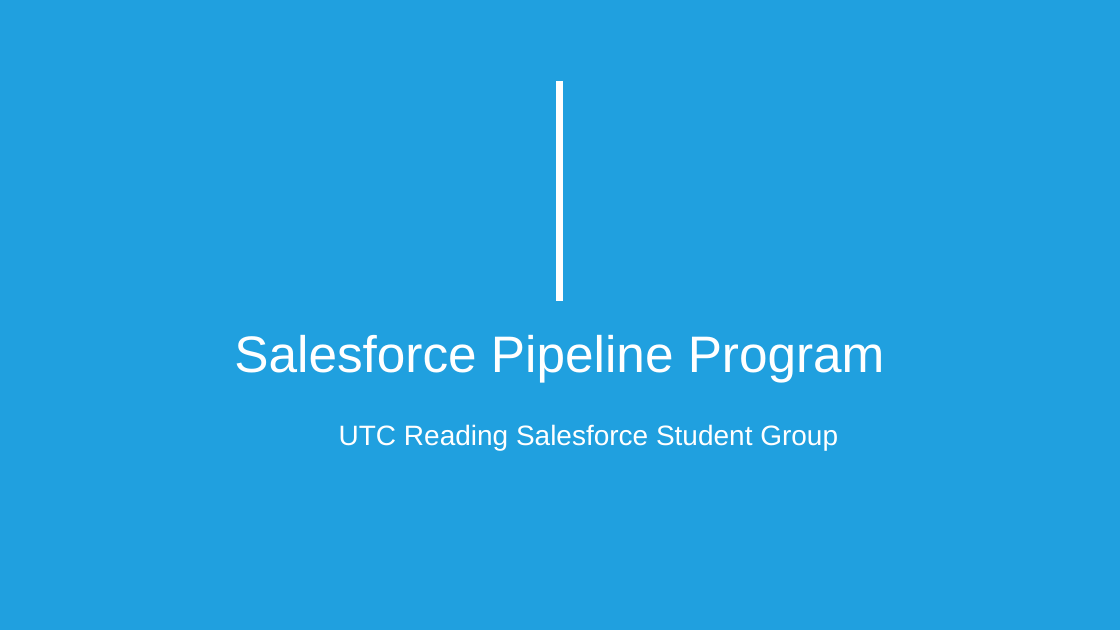
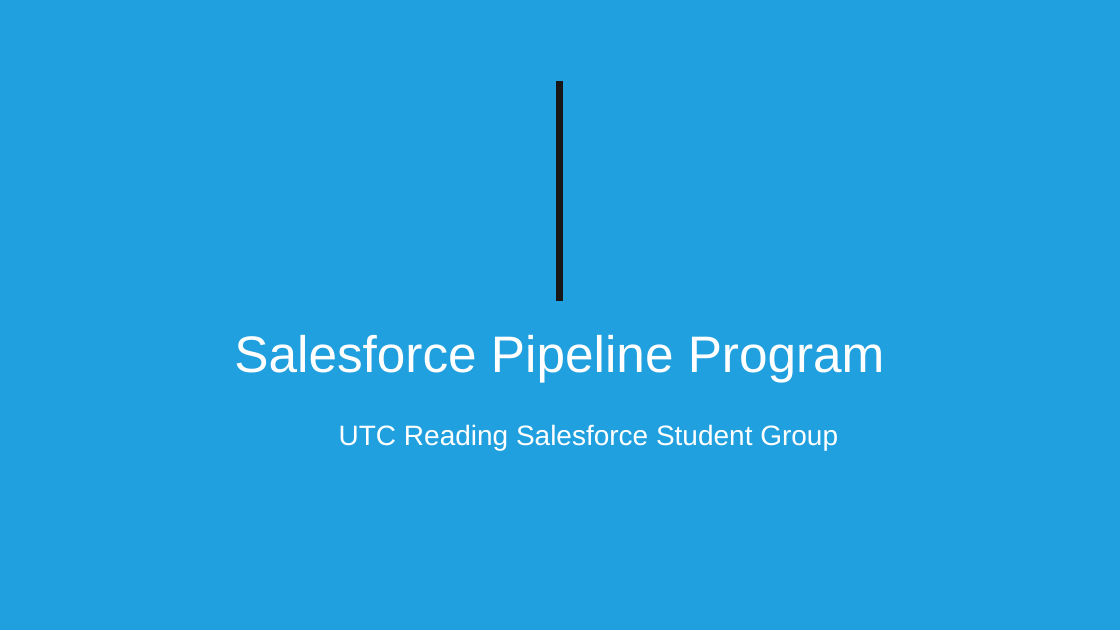
Before and after one commit to UTC-Reading-Salesforce-Student-Group/Salesforce-Introduction-Session, a slide deck: slide 1 of Documents/Salesforce Intro.pptx. Drawn at 1120x630 pixels with LibreOffice and Linux fonts; fonts in the diff are those of the drawing; background and template pictures are left out. Boxes give left, top, right and bottom in pixels: in the first picture for what was removed or moved away, otherwise in the second. Text is boxed around its words. In the diff, an @@ line names an element or a change of style, - is before the commit and + after.

Commit message:
Change colour of divider

```diff
--- a/Documents/Salesforce Intro.pptx
+++ b/Documents/Salesforce Intro.pptx
@@ line (560, 81) - (560, 301): stroke #FFFFFF 6 pt to #181717 6 pt @@
```
